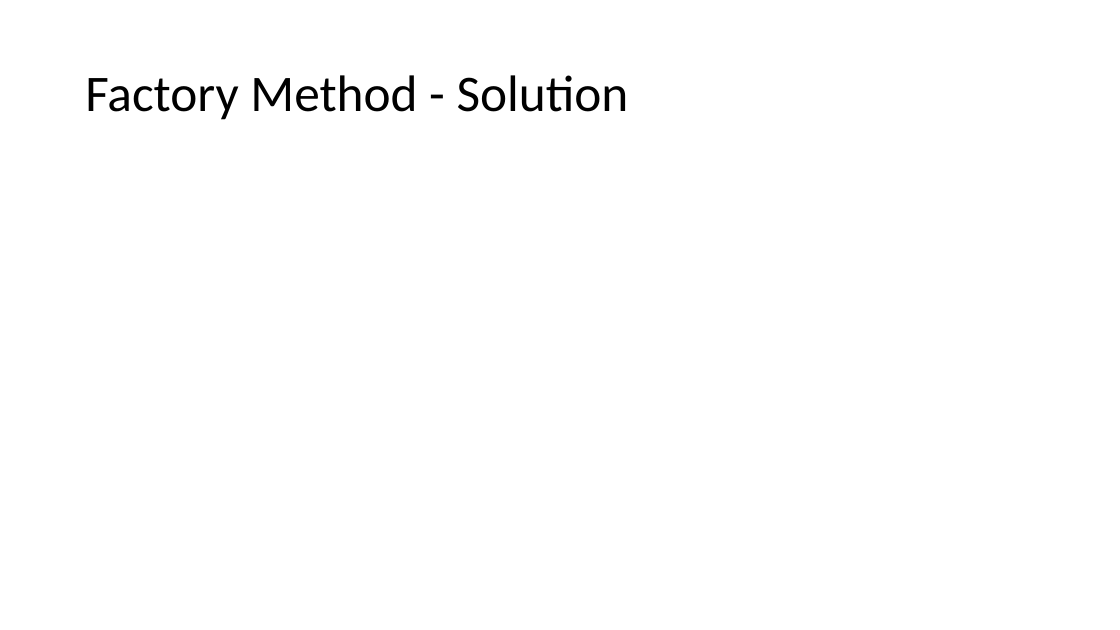
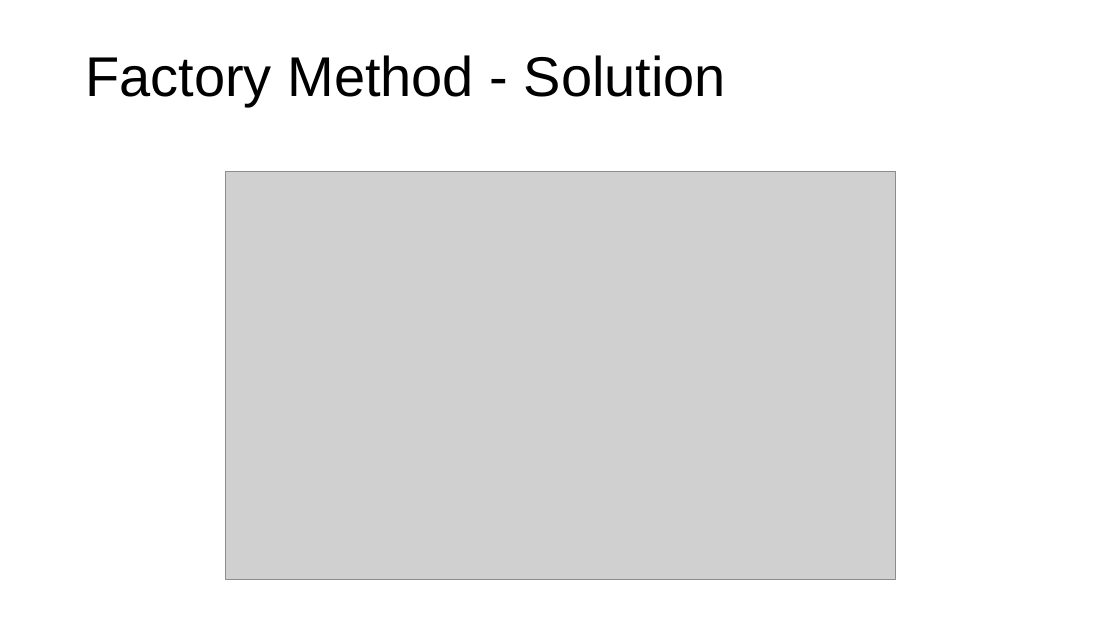
Before and after one commit to lzbair/OO-Paradigm, a slide deck: slide 8 of design-patterns/introduction.pptx. Drawn at 1120x630 pixels with LibreOffice and Linux fonts; fonts in the diff are those of the drawing; grey boxes stand for pictures. Boxes give left, top, right and bottom in pixels: in the first picture for what was removed or moved away, otherwise in the second. Text is boxed around its words. In the diff, an @@ line names an element or a change of style, - is before the commit and + after.

```diff
--- a/design-patterns/introduction.pptx
+++ b/design-patterns/introduction.pptx
@@ text "Factory Method - Solution": place and size @@
-text "Factory Method - Solution" at <box>85,75,629,120</box>
+text "Factory Method - Solution" at <box>85,55,726,105</box>
@@ text "Factory Method - Solution" at <box>85,55,726,105</box>: size 44 to 48 pt, font Calibri to Arial; more space between paragraphs; vertical alignment middle to bottom @@
@@ picture added at <box>225,171,896,580</box> @@
```
Also in this commit, not shown: 2 other slides changed, 5 slides added, 1 slide removed, 5 other files.
